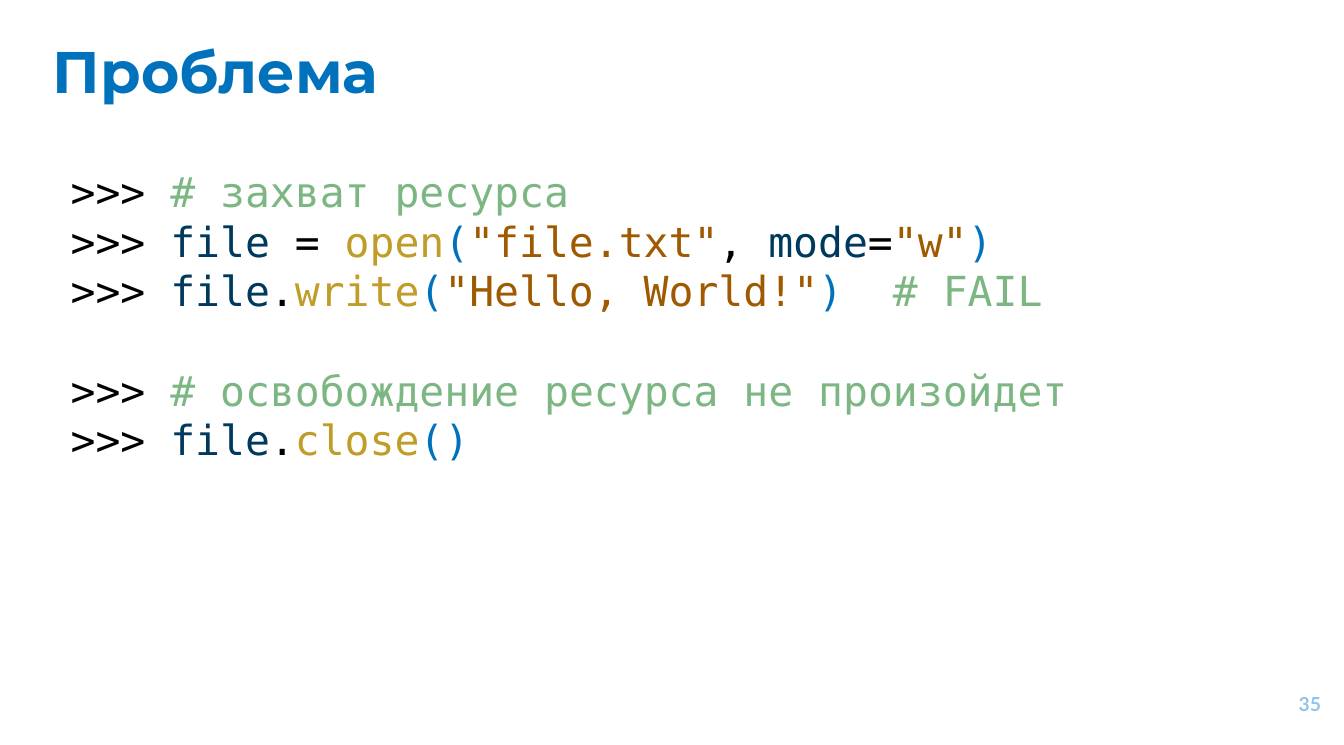
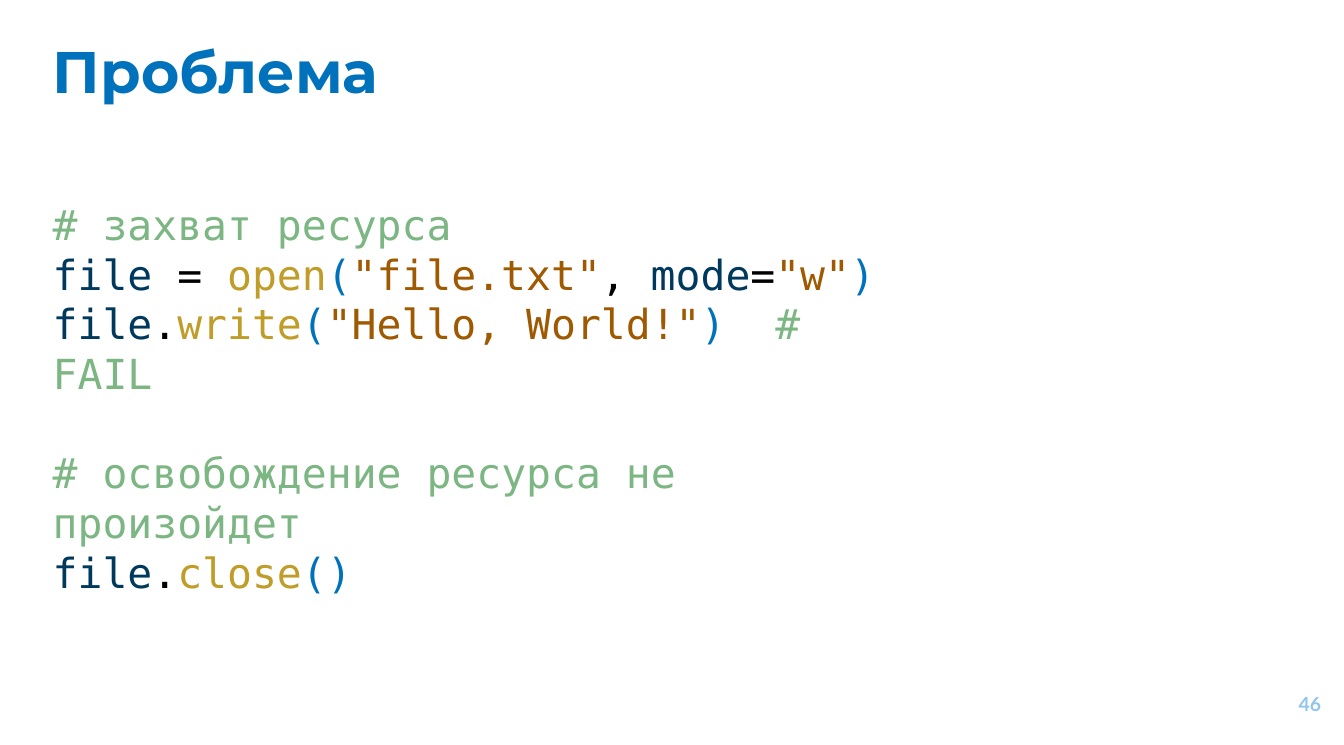
Before and after one commit to EvgrafovMichail/python_mipt_dafe, a slide deck: slide 46 of lessons/sem01/lesson09/exceptions.pptx (slide 35 before the commit). Drawn at 1344x745 pixels with LibreOffice and Linux fonts; fonts in the diff are those of the drawing. Boxes give left, top, right and bottom in pixels: in the first picture for what was removed or moved away, otherwise in the second. Text is boxed around its words. In the diff, an @@ line names an element or a change of style, - is before the commit and + after.

```diff
--- a/lessons/sem01/lesson09/exceptions.pptx
+++ b/lessons/sem01/lesson09/exceptions.pptx
@@ text at (53, 217, 875, 594): text changed @@
->>> # захват ресурса
->>> file = open("file.txt", mode="w")
->>> file.write("Hello, World!") # FAIL
->>> # освобождение ресурса не произойдет
->>> file.close()
+# захват ресурса
+file = open("file.txt", mode="w")
+file.write("Hello, World!") # FAIL
+# освобождение ресурса не произойдет
+file.close()
@@ page number at (1299, 697, 1321, 711): text changed @@
-35
+46
```
Also in this commit, not shown: 37 other slides changed, 13 slides added, 6 slides removed.
